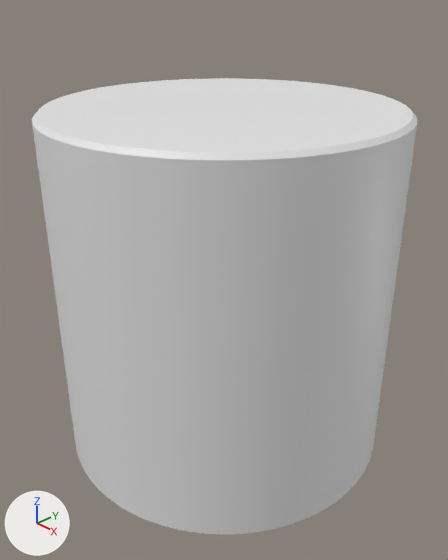
One commit to the Blender file grinder.blend: the scene before it, then after it.
The view is the same before and after, from a 50 mm camera at (0.0707, -0.0666, 0.0307) aimed at (0.0014, -0.0015, -0.016). Lighting does not change. The marker at lower left points along +X, +Y and +Z. The first picture is the older version.

The older version as bpy lines, for what is in view:
```python
me_cylinder_001 = bpy.data.meshes.new('Cylinder.001')
me_cylinder_001.from_pydata(...)  # a 128-sided cylinder along z spanning x -0.011..0.011, y -0.011..0.011, z -0.0008..0.0047
me_cylinder_003 = bpy.data.meshes.new('Cylinder.003')
me_cylinder_003.from_pydata(...)  # a 128-sided cylinder along z spanning x -0.011..0.011, y -0.011..0.011, z 0.0428..0.066
ob_cover_001 = bpy.data.objects.new('_Cover.001', me_cylinder_003)
ob_cover_001.location = (0.0, 0.0, -0.158)
ob_cover_001.scale = (2.59, 2.59, 2.59)
_m = ob_cover_001.modifiers.new('Bevel', 'BEVEL')
_m.width = 0.005
_m.width_pct = 0.005
_m.limit_method = 'NONE'
_m.angle_limit = 0.785
_m = ob_cover_001.modifiers.new('Boolean', 'BOOLEAN')
_m.object = ob_cylinder_006
ob_cover_001.hide_set(True)  # wire or fog, not drawn
ob_top = bpy.data.objects.new('Top', me_cylinder_001)
ob_top.location = (0.0, 0.0, -0.0083)
ob_top.scale = (0.423, 0.423, 3.63)
_m = ob_top.modifiers.new('Boolean', 'BOOLEAN')
_m.object = ob_cube_001
_m = ob_top.modifiers.new('Boolean.001', 'BOOLEAN')
_m.object = ob_cover_001
_m.operation = 'UNION'
```
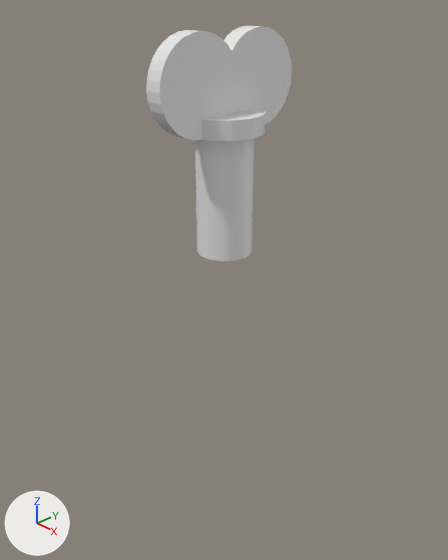
ob_cover_001 is not drawn itself; it is used by a modifier of ob_top.

What changed in the scene script:
```text
Add me_cylinder_007:
    me_cylinder_007.from_pydata(...)  # a 32-sided cylinder along z spanning x -0.006..0.006, y -0.006..0.006, z -0.001..0.001
Change ob_top:
    where _m = ob_top.modifiers.new('Boolean.001', 'BOOLEAN')
    _m.object: ob_cover_001 -> ob_cylinder
    add _m = ob_top.modifiers.new('Boolean.002', 'BOOLEAN')
    add _m.object = ob_cylinder_004
    add _m.operation = 'UNION'
    add _m = ob_top.modifiers.new('Boolean.003', 'BOOLEAN')
    add _m.object = ob_cylinder_005
    add _m.operation = 'UNION'
Remove ob_cover_001:
    ob_cover_001 = bpy.data.objects.new('_Cover.001', me_cylinder_003)
    ob_cover_001.location = (0.0, 0.0, -0.158)
    ob_cover_001.scale = (2.59, 2.59, 2.59)
    _m = ob_cover_001.modifiers.new('Bevel', 'BEVEL')
    _m.width = 0.005
    _m.width_pct = 0.005
    _m.limit_method = 'NONE'
    _m.angle_limit = 0.785
    _m = ob_cover_001.modifiers.new('Boolean', 'BOOLEAN')
    _m.object = ob_cylinder_006
    ob_cover_001.hide_set(True)  # wire or fog, not drawn
Add ob_cylinder_004:
    ob_cylinder_004 = bpy.data.objects.new('Cylinder.004', me_cylinder_007)
    ob_cylinder_004.location = (0.0, 0.0, 0.0102)
    ob_cylinder_004.scale = (1.04, 1.04, 1.5)
    ob_cylinder_004.hide_set(True)  # wire or fog, not drawn
Add ob_cylinder_005:
    ob_cylinder_005 = bpy.data.objects.new('Cylinder.005', me_cylinder_007.copy())
    ob_cylinder_005.location = (0.0, -0.006, 0.0162)
    ob_cylinder_005.rotation_euler = (0.0, 1.571, 0.0)  # degrees (0, 90, 0)
    ob_cylinder_005.scale = (1.25, 1.25, 1.5)
    ob_cylinder_005.hide_set(True)  # wire or fog, not drawn
Add ob_cylinder:
    ob_cylinder = bpy.data.objects.new('Cylinder', me_cylinder_007.copy())
    ob_cylinder.location = (0.0, 0.006, 0.0162)
    ob_cylinder.rotation_euler = (0.0, 1.571, 0.0)  # degrees (0, 90, 0)
    ob_cylinder.scale = (1.25, 1.25, 1.5)
    ob_cylinder.hide_set(True)  # wire or fog, not drawn
```

Boxes (x1, y1, x2, y2) around the edits, measured in the pictures (448 x 560 px):
'Top', reshaped, modifiers changed (62% narrower, 48% shorter)
    before: (32, 78, 417, 534)
    after: (146, 25, 292, 261)
